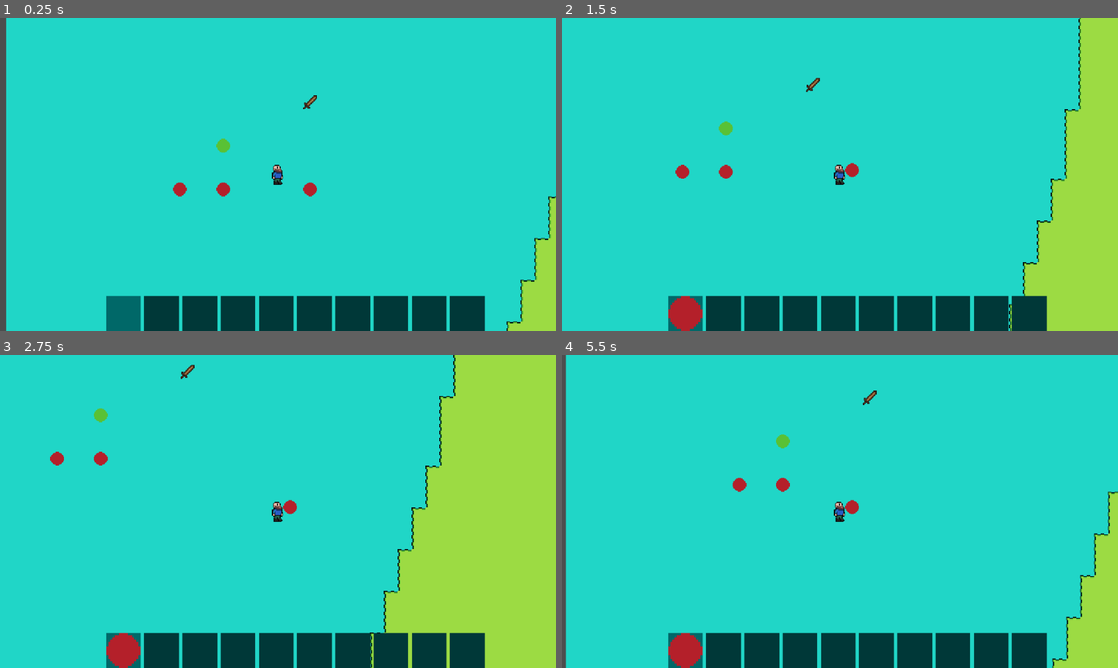
Above: before the commit, frames 1-4 (two rows, left to right).
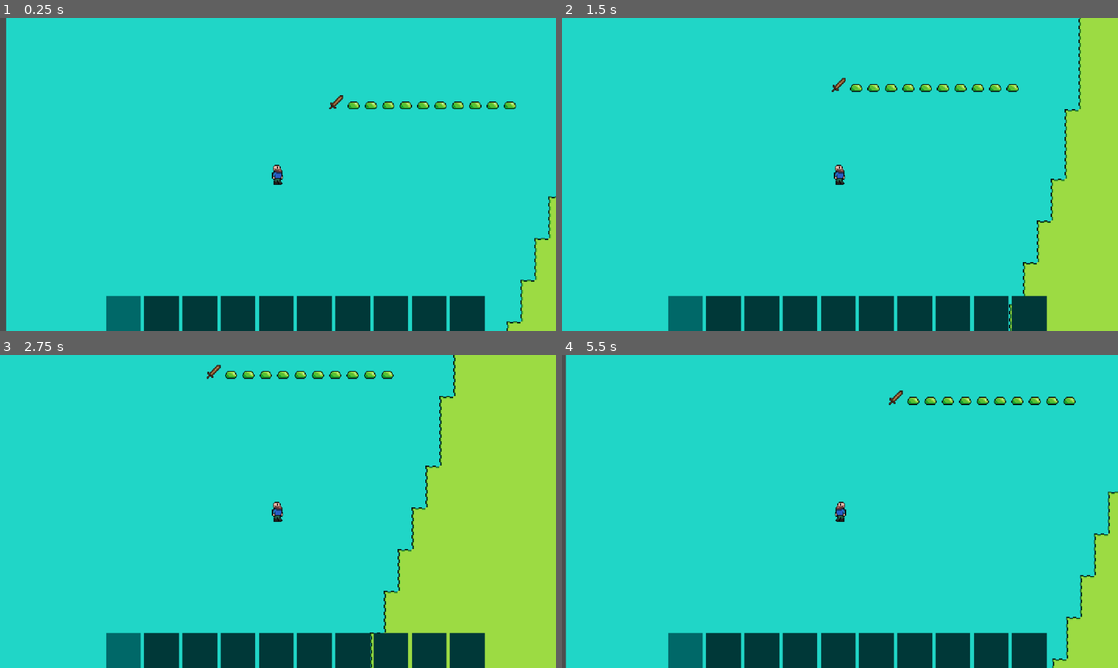
Above: after the commit, the same moments.

Repository: spsJakubSzydlowski/Evergrint
Game: Godot game, scene res://scenes/main.tscn
The game is run twice, just before and just after one commit, with the same random seed, the same clock (stepped at 60 frames per second) and the same inputs.
Inputs (mouse positions are in pixels of both pictures, inside the frame that each line leads up to):
- Up to frame 1 (0.25 s): no input
- Up to frame 2 (1.5 s): tap Enter at 0.5 s; move the mouse to (962, 158) at 0.52 s; hold Right 0.53-1.28 s; tap A (a) at 0.6 s; click (962, 158) at 0.8 s; move the mouse to (728, 190) at 1.27 s; hold Down from 1.28 s (still down); click (728, 190) at 1.35 s
- Up to frame 3 (2.75 s): tap D (d) at 1.55, 2.1 s; move the mouse to (333, 442) at 2.02 s; release Down at 2.03 s; hold Right from 2.03 s (still down); tap S (s) at 2.3 s
- Up to frame 4 (5.5 s): move the mouse to (812, 574) at 2.77 s; release Right at 2.78 s; hold Up 2.78-3.53 s; tap S (s) at 2.85 s; click (812, 574) at 2.92 s; tap W (w) at 3.05, 3.6 s; move the mouse to (1006, 558) at 3.52 s; hold Left 3.53-5.03 s; tap A (a) at 3.8, 4.35 s; move the mouse to (673, 464) at 4.27 s; click (673, 464) at 4.55 s; move the mouse to (867, 511) at 5.02 s; hold Down from 5.03 s (still down); click (867, 511) at 5.1 s; tap D (d) at 5.3 s

The runs differ from the first frame. In frame 1, 0.9% of the frame differs, in the area x 31-93%, y 24-58%; in frame 2, 1.5%; in frame 3, 1.5%; in frame 4, 1.6%, in the area x 19-93%, y 11-100%.

Commit message:
Slimes, Sword animation, database tweaks

Diff:
--- a/data/Evergrent.json
+++ b/data/Evergrent.json
@@ -80,11 +80,10 @@
 			"columns": [
 				{
 					"typeStr": "0",
-					"name": "name",
-					"display": null
+					"name": "id"
 				},
 				{
-					"typeStr": "4",
+					"typeStr": "3",
 					"name": "damage"
 				},
 				{
@@ -103,11 +102,82 @@
 			],
 			"lines": [
 				{
-					"damage": 1,
+					"damage": 2,
 					"attack_speed": 1,
 					"knockback": 1,
 					"hitbox_size": "",
-					"name": "wooden_sword"
+					"id": "wooden_sword"
+				}
+			],
+			"separators": [],
+			"props": {}
+		},
+		{
+			"name": "Entities",
+			"columns": [
+				{
+					"typeStr": "0",
+					"name": "id"
+				},
+				{
+					"typeStr": "1",
+					"name": "name",
+					"display": null
+				},
+				{
+					"typeStr": "3",
+					"name": "max_hp"
+				},
+				{
+					"typeStr": "5:Hostile,Passive",
+					"name": "faction",
+					"display": null
+				},
+				{
+					"typeStr": "4",
+					"name": "speed"
+				},
+				{
+					"typeStr": "3",
+					"name": "damage"
+				},
+				{
+					"typeStr": "6:Items",
+					"name": "drop_id",
+					"opt": true
+				},
+				{
+					"typeStr": "5:Chasing,Wandering,Stationary",
+					"name": "ai_type",
+					"display": null
+				},
+				{
+					"typeStr": "14",
+					"name": "tile",
+					"display": null
+				},
+				{
+					"typeStr": "3",
+					"name": "tile_size"
+				}
+			],
+			"lines": [
+				{
+					"id": "green_slime",
+					"name": "Green Slime",
+					"max_hp": 5,
+					"faction": 0,
+					"speed": 1,
+					"damage": 1,
+					"ai_type": 0,
+					"drop_id": "red_apple",
+					"tile": {
+						"file": "../textures/Atlas-enemies.png",
+						"size": 16,
+						"x": 0,
+						"y": 0
+					},
+					"tile_size": 16
 				}
 			],
 			"separators": [],
--- a/scenes/player.tscn
+++ b/scenes/player.tscn
@@ -7,6 +7,44 @@
 size = Vector2(11, 23)
 
 [sub_resource type="RectangleShape2D" id="RectangleShape2D_g2els"]
+size = Vector2(18.384304, 10.971171)
+
+[sub_resource type="Animation" id="Animation_g2els"]
+resource_name = "attack_swing"
+length = 0.3
+tracks/0/type = "value"
+tracks/0/imported = false
+tracks/0/enabled = true
+tracks/0/path = NodePath("WeaponPivot/Hand:rotation")
+tracks/0/interp = 1
+tracks/0/loop_wrap = true
+tracks/0/keys = {
+"times": PackedFloat32Array(0, 0.3),
+"transitions": PackedFloat32Array(1, 1),
+"update": 0,
+"values": [-3.141592653589793, 0.0]
+}
+
+[sub_resource type="Animation" id="Animation_qhqgy"]
+length = 0.001
+tracks/0/type = "value"
+tracks/0/imported = false
+tracks/0/enabled = true
+tracks/0/path = NodePath("WeaponPivot/Hand:rotation")
+tracks/0/interp = 1
+tracks/0/loop_wrap = true
+tracks/0/keys = {
+"times": PackedFloat32Array(0),
+"transitions": PackedFloat32Array(1),
+"update": 0,
+"values": [0.0]
+}
+
+[sub_resource type="AnimationLibrary" id="AnimationLibrary_dqkch"]
+_data = {
+&"RESET": SubResource("Animation_qhqgy"),
+&"attack_swing": SubResource("Animation_g2els")
+}
 
 [node name="Player" type="CharacterBody2D" groups=["Player"]]
 script = ExtResource("1_g2els")
@@ -21,13 +59,27 @@
 
 [node name="Camera2D" type="Camera2D" parent="."]
 
-[node name="Hand" type="Node2D" parent="."]
-position = Vector2(6, 3)
+[node name="WeaponPivot" type="Node2D" parent="."]
 
-[node name="Sprite2D" type="Sprite2D" parent="Hand"]
+[node name="Hand" type="Node2D" parent="WeaponPivot"]
+position = Vector2(5, 3)
+scale = Vector2(1, -1)
+
+[node name="Sprite2D" type="Sprite2D" parent="WeaponPivot/Hand"]
 offset = Vector2(8, -8)
 
-[node name="Area2D" type="Area2D" parent="Hand"]
+[node name="HitArea" type="Area2D" parent="WeaponPivot/Hand"]
 
-[node name="CollisionShape2D" type="CollisionShape2D" parent="Hand/Area2D"]
+[node name="CollisionShape2D" type="CollisionShape2D" parent="WeaponPivot/Hand/HitArea"]
+position = Vector2(11.500168, -10.500166)
+rotation = -0.7853982
+scale = Vector2(0.9999999, 0.9999999)
 shape = SubResource("RectangleShape2D_g2els")
+
+[node name="AnimationPlayer" type="AnimationPlayer" parent="WeaponPivot/Hand"]
+root_node = NodePath("../../..")
+libraries = {
+&"": SubResource("AnimationLibrary_dqkch")
+}
+
+[connection signal="area_entered" from="WeaponPivot/Hand/HitArea" to="." method="_on_hit_area_area_entered"]
--- /dev/null
+++ b/scenes/world_entity.tscn
@@ -0,0 +1,16 @@
+[gd_scene load_steps=3 format=3 uid="uid://crmd7qlpatepp"]
+
+[ext_resource type="Script" uid="uid://bgls5qeawmvub" path="res://scripts/world_entity.gd" id="1_c2mjn"]
+
+[sub_resource type="RectangleShape2D" id="RectangleShape2D_ey0o3"]
+size = Vector2(13, 9)
+
+[node name="world_entity" type="Area2D"]
+script = ExtResource("1_c2mjn")
+
+[node name="Sprite2D" type="Sprite2D" parent="."]
+
+[node name="CollisionShape2D" type="CollisionShape2D" parent="."]
+shape = SubResource("RectangleShape2D_ey0o3")
+
+[connection signal="body_entered" from="." to="." method="_on_body_entered"]
--- a/scripts/autoloads/DataManager.gd
+++ b/scripts/autoloads/DataManager.gd
@@ -1,14 +1,20 @@
 extends Node
 
+signal database_ready
+
 var db_data = {}
+var is_loaded = false
 
 func _ready():
 	load_castle_db("res://data/Evergrent.json")
 
 func load_castle_db(path):
 	var file = FileAccess.open(path, FileAccess.READ)
+	if not file:
+		print("ERROR: File was not found at:", path)
+		return
+
 	var json_text = file.get_as_text()
-
 	var json = JSON.new()
 	var error = json.parse(json_text)
 
@@ -16,18 +22,44 @@
 		var full_data = json.data
 
 		for sheet in full_data.sheets:
-			if sheet.name == "Items":
-				for row in sheet.lines:
-					db_data[row.id] = row
+			db_data[sheet.name] = {}
+
+			for row in sheet.lines:
+				if row.has("id"):
+					db_data[sheet.name][row.id] = row
+
+	is_loaded = true
+	database_ready.emit()
 
 func get_item(id):
-	return db_data.get(id)
+	return db_data.get("Items", {}).get(id)
+
+func get_melee_stats(id):
+	return db_data.get("MeleeStats", {}).get(id)
+
+func get_entity(id):
+	return db_data.get("Entities", {}).get(id)
 
 func spawn_item(id: String, pos : Vector2):
+	if not is_loaded:
+		await get_tree().create_timer(0.1).timeout
+
 	var item_scene = preload("res://scenes/world_object.tscn")
 	var item_instance = item_scene.instantiate()
 
 	get_tree().current_scene.add_child(item_instance)
+
 	item_instance.position = pos
+	item_instance.initialize(id)
 
-	item_instance.initialize(id)
+func spawn_entity(id: String, pos : Vector2):
+	if not is_loaded:
+		await get_tree().create_timer(0.1).timeout
+
+	var entity_scene = preload("res://scenes/world_entity.tscn")
+	var entity_instance = entity_scene.instantiate()
+
+	get_tree().current_scene.add_child(entity_instance)
+	entity_instance.position = pos
+
+	entity_instance.initialize(id)
--- a/scripts/main.gd
+++ b/scripts/main.gd
@@ -1,9 +1,10 @@
 extends Node2D
 
 func _ready():
-	await get_tree().create_timer(0.1).timeout
-	DataManager.spawn_item("red_apple", Vector2(250, 200))
-	DataManager.spawn_item("red_apple", Vector2(350, 200))
-	DataManager.spawn_item("red_apple", Vector2(200, 200))
-	DataManager.spawn_item("green_apple", Vector2(250, 150))
-	DataManager.spawn_item("wooden_sword", Vector2(350, 100))
+	if not DataManager.is_loaded:
+		await DataManager.database_ready
+
+	DataManager.spawn_item("wooden_sword", Vector2(380, 100))
+
+	for i in range(10):
+		DataManager.spawn_entity("green_slime", Vector2(400 + i * 20, 100))
--- a/scripts/player/player.gd
+++ b/scripts/player/player.gd
@@ -2,10 +2,19 @@
 
 var SPEED : float = 100.0
 @onready var sprite: Sprite2D = $Sprite2D
-@onready var hand: Node2D = $Hand
-@onready var hand_sprite: Sprite2D = $Hand/Sprite2D
+
+@onready var weapon_pivot: Node2D = $WeaponPivot
+@onready var hand: Node2D = $WeaponPivot/Hand
+@onready var hand_sprite: Sprite2D = $WeaponPivot/Hand/Sprite2D
+@onready var animation_player: AnimationPlayer = $WeaponPivot/Hand/AnimationPlayer
+
+var current_equipped_id : String = ""
 
 var is_attacking := false
+var can_turn = true
+
+var max_hp := 10
+var current_hp = max_hp
 
 func _physics_process(_delta: float) -> void:
 	var direction := Input.get_vector("a", "d", "w", "s")
@@ -16,17 +25,13 @@
 		velocity.x = move_toward(velocity.x, 0, SPEED)
 		velocity.y = move_toward(velocity.y, 0, SPEED)
 
-	if direction.x < 0:
+	if direction.x < 0 and can_turn:
 		sprite.flip_h = true
-		if hand.position.x > 0:
-			hand.position.x = -21
-		hand_sprite.flip_h = true
+		weapon_pivot.scale.x = -1
 
-	if direction.x > 0:
+	if direction.x > 0 and can_turn:
 		sprite.flip_h = false
-		if hand.position.x < 0:
-			hand.position.x = 6
-		hand_sprite.flip_h = false
+		weapon_pivot.scale.x = 1
 
 	if Input.is_action_just_pressed("attack") and not is_attacking:
 		attack()
@@ -34,12 +39,20 @@
 
 func attack():
 	is_attacking = true
+	can_turn = false
+	hand.visible = true
 
-	await get_tree().create_timer(0.3).timeout
+	animation_player.play("attack_swing")
+	await animation_player.animation_finished
+
+	hand.visible = false
+	can_turn = true
 	is_attacking = false
 
 
 func _on_inventory_canvas_item_equipped(item_id: String) -> void:
+	current_equipped_id = item_id
+
 	if item_id == "":
 		hand_sprite.texture = null
 		return
@@ -53,3 +66,23 @@
 	var ts = data.tile_size
 	atlas_tex.region = Rect2(data.tile.x * ts, data.tile.y * ts, ts, ts)
 	hand_sprite.texture = atlas_tex
+
+func take_damage(damage):
+	current_hp -= damage
+	print(current_hp)
+
+func _on_hit_area_area_entered(area: Area2D) -> void:
+	if area.has_method("take_hit") and is_attacking:
+		if current_equipped_id == "": return
+
+		var item_data = DataManager.get_item(current_equipped_id)
+		var damage_to_deal = 1
+
+		if item_data.has("melee_ref") and item_data.melee_ref != "":
+			var stats = DataManager.get_melee_stats(item_data.melee_ref)
+
+			if stats:
+				damage_to_deal = stats.damage
+
+		area.take_hit(damage_to_deal)
+		print("You hit an enemy for:", damage_to_deal)
--- /dev/null
+++ b/scripts/world_entity.gd
@@ -0,0 +1,55 @@
+extends Area2D
+
+@onready var sprite: Sprite2D = $Sprite2D
+
+var entity = ""
+
+var current_hp: int
+
+func initialize(entity_id: String):
+	entity = DataManager.get_entity(entity_id)
+
+	if entity == null:
+		print("Error: ID ", entity_id, " doesnt exist in database!")
+		return
+
+	name = entity.id
+
+	if entity.has("tile"):
+		var raw_path = entity.tile.file
+		var clean_path = "res://" + raw_path.replace("../", "")
+
+		var tex = load(clean_path)
+		if tex:
+			sprite.texture = tex
+			sprite.region_enabled = true
+
+			var ts = entity.tile_size
+			sprite.region_rect = Rect2(entity.tile.x * ts, entity.tile.y * ts, ts, ts)
+
+	current_hp = entity.get("max_hp", 1)
+
+func _on_body_entered(body) -> void:
+	if body.is_in_group("Player"):
+		deal_damage(body)
+
+func take_hit(amount: int):
+	current_hp -= amount
+	print("Entity", entity.id, " has: ", current_hp, " HP")
+
+	var tw = create_tween()
+	tw.tween_property(sprite, "modulate", Color.RED, 0.1)
+	tw.tween_property(sprite, "modulate", Color.WHITE, 0.1)
+
+	if current_hp <= 0:
+		die()
+
+func die():
+	print("Entity", entity.id, " has died")
+	queue_free()
+
+func deal_damage(body):
+	if body.has_method("take_damage"):
+		var dmg = entity.get("damage", 0)
+		body.take_damage(dmg)
+		print("Entity", entity.id, " gave damage to player: ", dmg)
--- a/scripts/world_object.gd
+++ b/scripts/world_object.gd
@@ -6,7 +6,7 @@
 var item = ""
 
 func initialize(item_id: String):
-	item = DataManager.db_data.get(item_id)
+	item = DataManager.get_item(item_id)
 
 	if item == null:
 		print("Error: ID ", item_id, " doesnt exist in database!")
Not shown: 1 places in scenes/player.tscn that only renumber resources
Not shown, added: scripts/world_entity.gd.uid
Binary file added: textures/Atlas-enemies.png
Not shown, added: textures/Atlas-enemies.png.import
